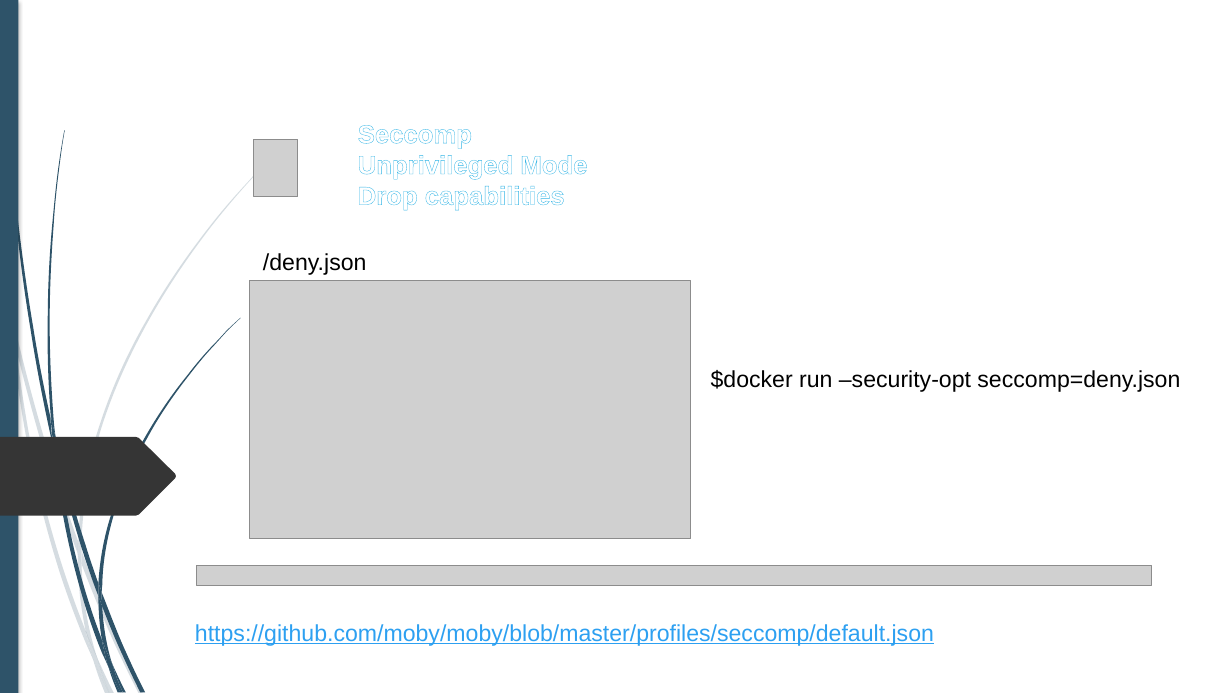
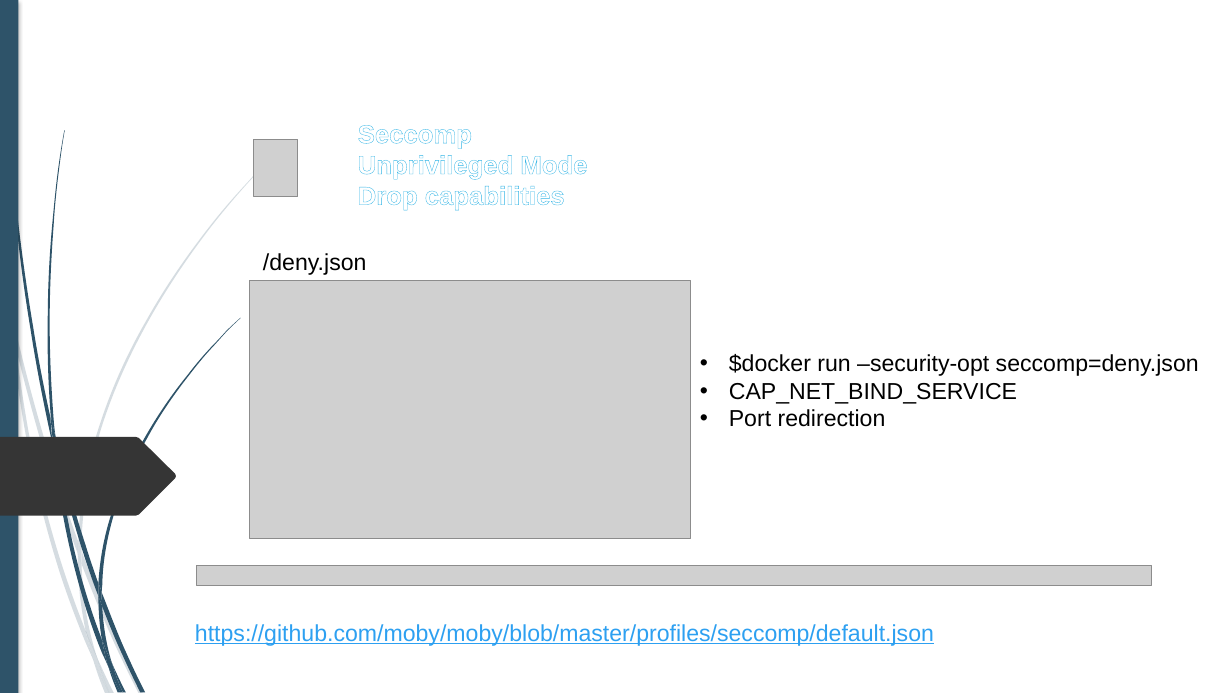
Before and after one commit to alexandreAubois/Secu_linux, a slide deck: slide 13 of Projet-Linux.pptx. Drawn at 1232x693 pixels with LibreOffice and Linux fonts; fonts in the diff are those of the drawing; grey boxes stand for pictures; background and template pictures are left out. Boxes give left, top, right and bottom in pixels: in the first picture for what was removed or moved away, otherwise in the second. Text is boxed around its words. In the diff, an @@ line names an element or a change of style, - is before the commit and + after.

```diff
--- a/Projet-Linux.pptx
+++ b/Projet-Linux.pptx
@@ text "$docker run –security-opt seccomp=deny.json": place and size @@
-text "$docker run –security-opt seccomp=deny.json" at [711, 370, 1180, 392]
+text "$docker run –security-opt seccomp=deny.json" at [729, 354, 1199, 427]
@@ text at [729, 354, 1199, 376]: bullet none to • @@
@@ text at [729, 383, 1017, 427]: paragraphs added @@
+• CAP_NET_BIND_SERVICE
+• Port redirection
```
Also in this commit, not shown: 15 other slides changed.
